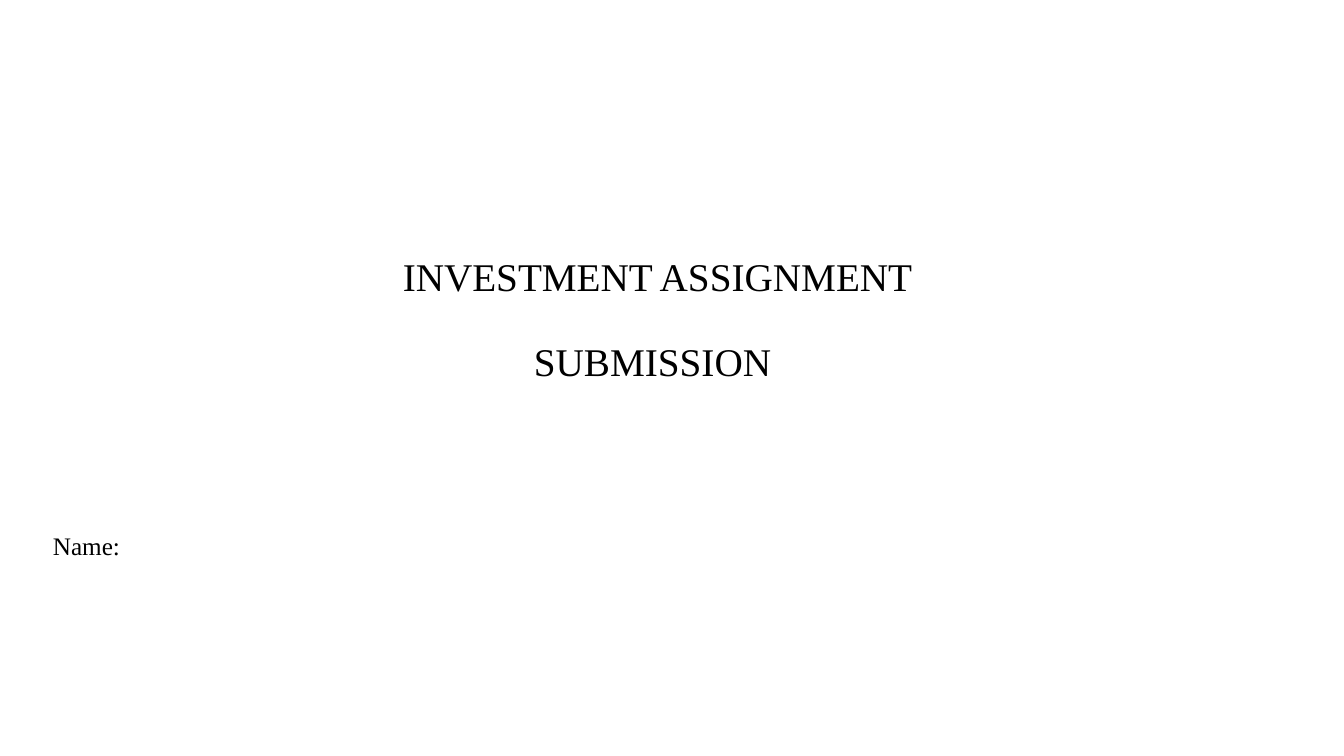
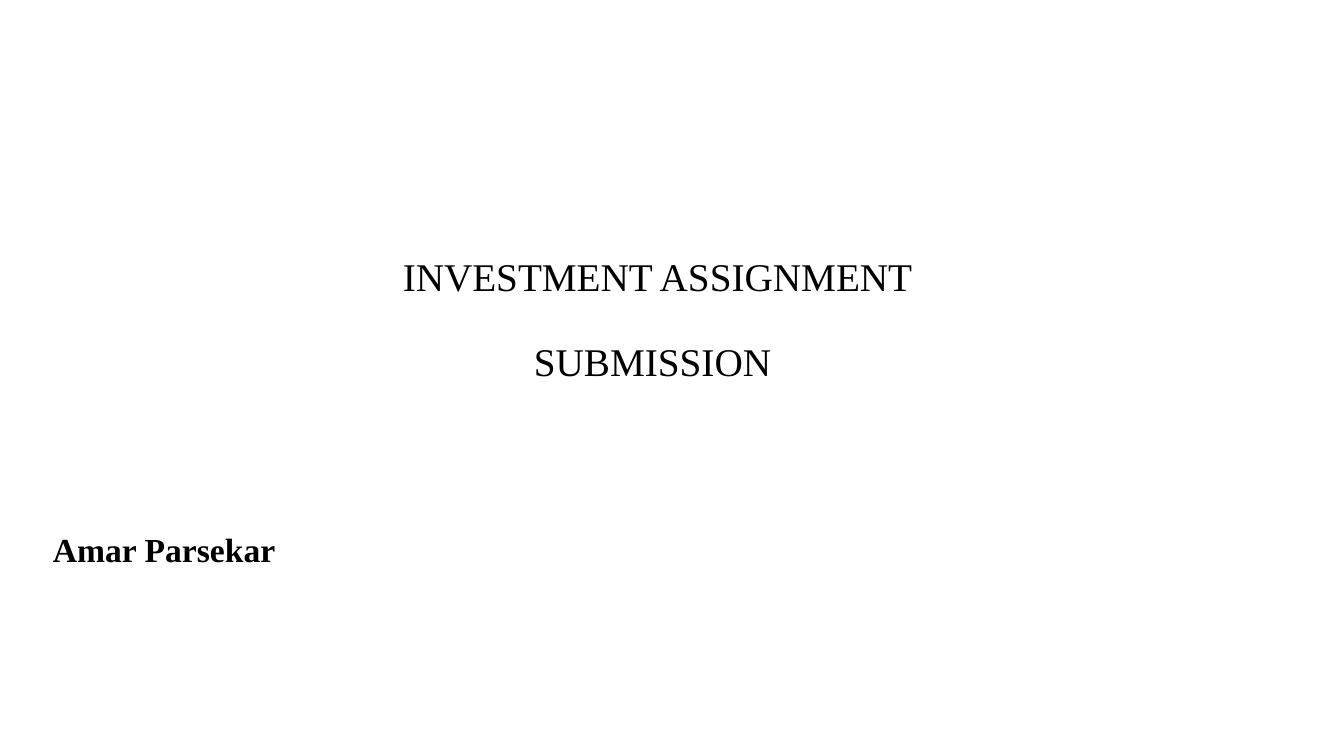
Before and after one commit to Immortal31/assignments, a slide deck: slide 1 of First Assignment/INVEST.pptx. Drawn at 1344x756 pixels with LibreOffice and Linux fonts; fonts in the diff are those of the drawing; background and template pictures are left out. Boxes give left, top, right and bottom in pixels: in the first picture for what was removed or moved away, otherwise in the second. Text is boxed around its words. In the diff, an @@ line names an element or a change of style, - is before the commit and + after.

Commit message:
assignment added

```diff
--- a/First Assignment/INVEST.pptx
+++ b/First Assignment/INVEST.pptx
@@ subtitle at (53, 538, 276, 563): text changed; size 18 to 24 pt; bold on @@
-Name:
+Amar Parsekar
```
Also in this commit, not shown: 3 other slides changed, 6 slides added, 6 slides removed, 21 other files.
